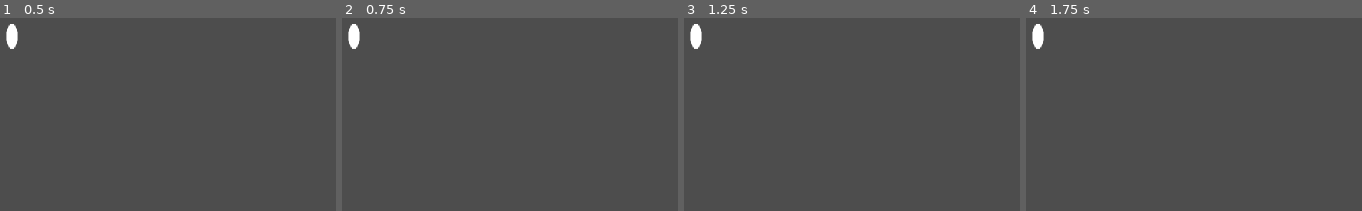
Above: before the commit, frames 1-4 (left to right).
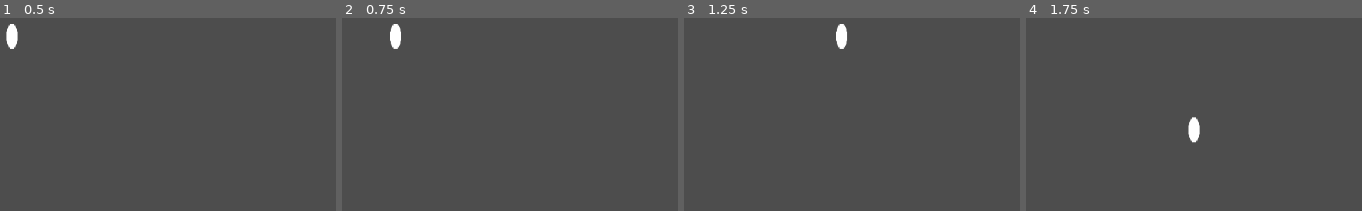
Above: after the commit, the same moments.

Repository: aryuserious/witch-in-training
Game: Godot game, scene res://scenes/level_1.tscn
The game is run twice, just before and just after one commit, with the same random seed, the same clock (stepped at 60 frames per second) and the same inputs.
Inputs:
- Up to frame 1 (0.5 s): no input
- Up to frame 2 (0.75 s): tap Enter at 0.5 s; hold D (right) from 0.53 s (still down)
- Up to frame 3 (1.25 s): keep holding D (right)
- Up to frame 4 (1.75 s): release D (right) at 1.28 s; hold S (down) from 1.28 s (still down)

Frame 1 is identical in both runs. In frame 2, 0.7% of the frame differs, in the area x 1-18%, y 3-17%; in frame 3, 0.7%; in frame 4, 0.8%, in the area x 1-52%, y 3-65%.

Commit message:
basic player movement

Diff:
--- a/scripts/player.gd
+++ b/scripts/player.gd
@@ -1 +1,16 @@
+class_name Player
+
 extends CharacterBody2D
+
+
+
+var speed = 300
+
+func _physics_process(_delta):
+    move()
+
+
+func move():
+    var dir = Input.get_vector("left", "right", "up", "down")
+    velocity = dir * speed
+    move_and_slide()
